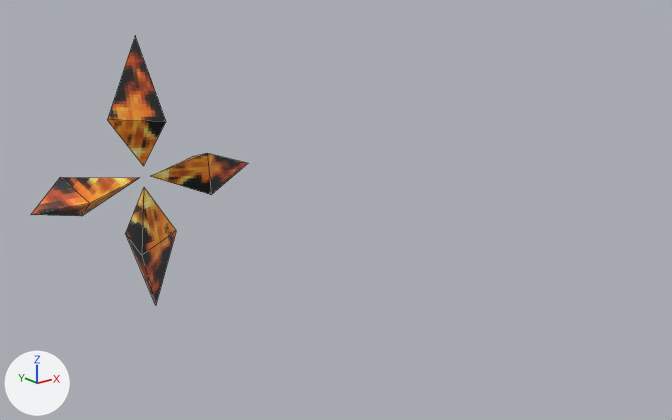
An edit to the glTF model build/models/flare.glb, drawn before and after from the same camera.
Before and after are seen from a camera (50 mm lens) standing at (-2.98, -5.95, 1.68) and looking at (0.16, -2.02, 0.11). The axes (+X, +Y, +Z) are drawn at lower left. The lights are the same throughout. Mesh edges are drawn as thin lines. Vertices at the same position are counted once.
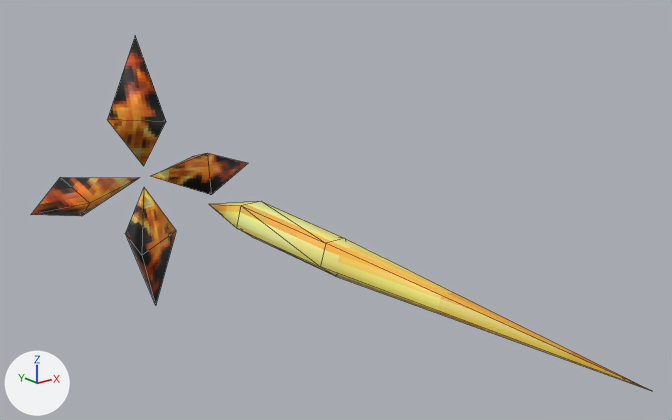
The newer file is also turned or shifted as a whole; pictures and numbers use the older file's frame.

Changed parts and their boxes [x1, y1, x2, y2] in the pictures (672 x 420 px):
'Sphere', reshaped (185% wider, 32% taller)
    before: [31, 36, 248, 305]
    after: [31, 36, 651, 391]
part 1 of me_sphere, added (yellow)
    after: [209, 201, 651, 391]

Diff of the bpy script that builds the scene:
```diff
--- a/build/models/flare.glb.py
+++ b/build/models/flare.glb.py
@@ me_sphere @@
 # used by ob_sphere; location = (0.0, 0.0, 0.0)
-me_sphere.from_pydata(...)  # 20 vertices, 24 faces; spans x -0.85..0.86, y -0.25..0.2, z -1.1..0.91
+me_sphere.from_pydata(...)  # 32 vertices, 44 faces; spans x -0.85..0.86, y -4.18..0.2, z -1.1..0.91
+# me_sphere part 1
+# 12 vertices are added at x -0.12..0.12, y -4.18..-0.89, z -0.19..0.03
+# 20 new faces join them
+# me_sphere part 2: the surface is now shaded smooth
 me_sphere.materials.append(mat_material_001)
```
